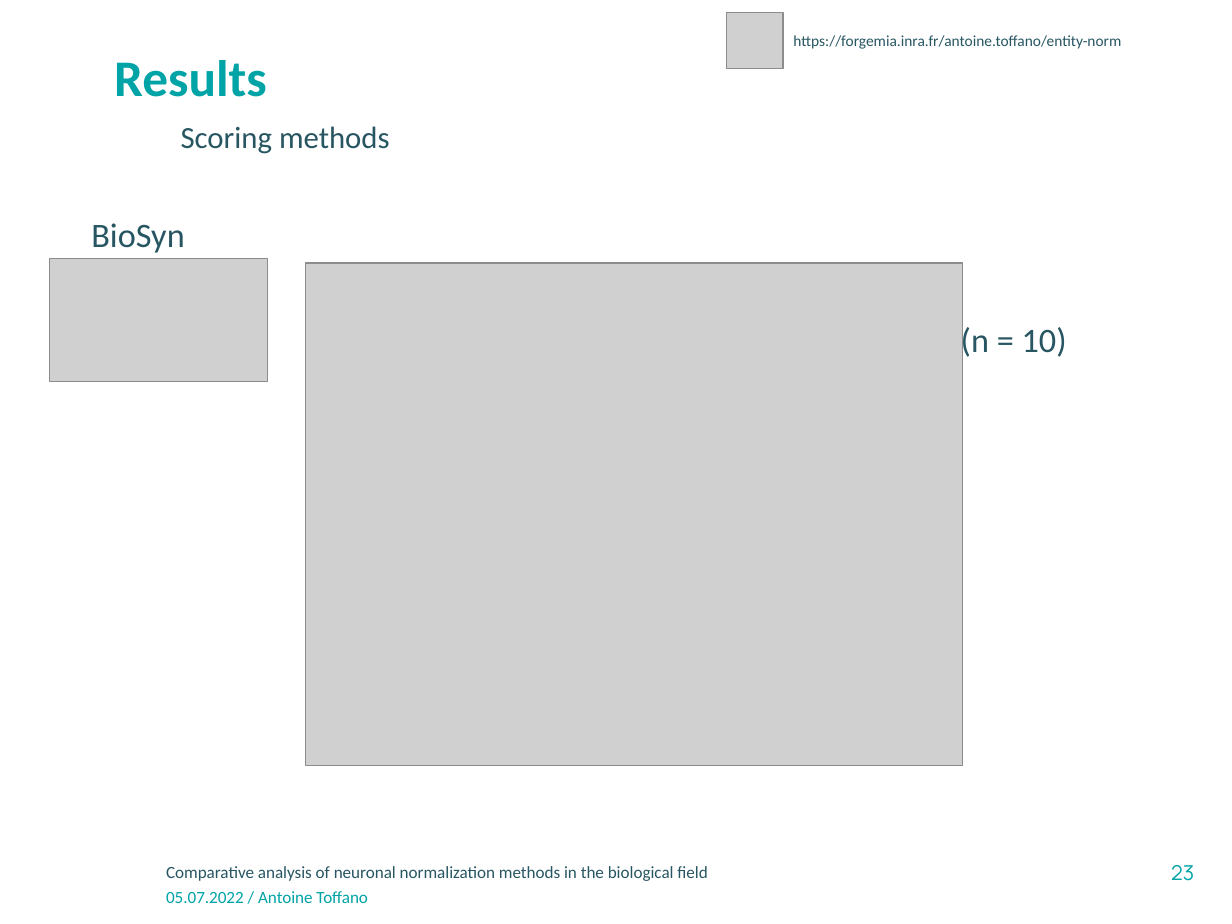
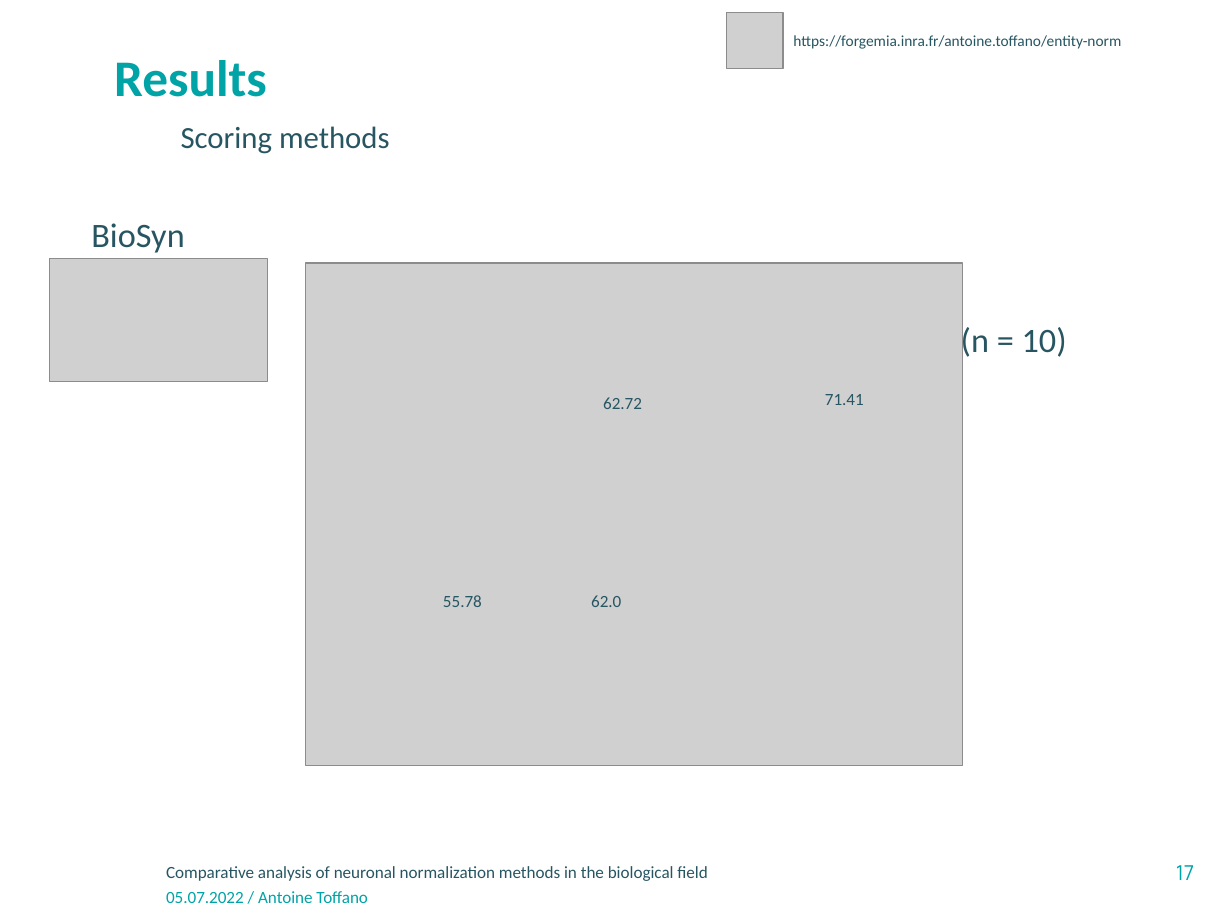
Before and after one commit to atoffano/entity-norm, a slide deck: slide 17 of Presentation-INRAE-format classique_v3.odp (slide 23 before the commit). Drawn at 1232x924 pixels with LibreOffice and Linux fonts; fonts in the diff are those of the drawing; grey boxes stand for pictures; background and template pictures are left out. Boxes give left, top, right and bottom in pixels: in the first picture for what was removed or moved away, otherwise in the second. Text is boxed around its words. In the diff, an @@ line names an element or a change of style, - is before the commit and + after.

```diff
--- a/Presentation-INRAE-format classique_v3.odp
+++ b/Presentation-INRAE-format classique_v3.odp
@@ text added at box(603, 397, 642, 409), 10 pt, text #275662 @@
+62.72
@@ text added at box(825, 394, 864, 405), 10 pt, text #275662 @@
+71.41
@@ text added at box(443, 595, 482, 607), 10 pt, text #275662 @@
+55.78
@@ text added at box(591, 595, 621, 607), 10 pt, text #275662 @@
+62.0
@@ page number at box(1176, 865, 1194, 880): text changed @@
-23
+17
```
Also in this commit, not shown: 12 other slides changed, 1 slide added, 1 slide removed, 3 other files.
